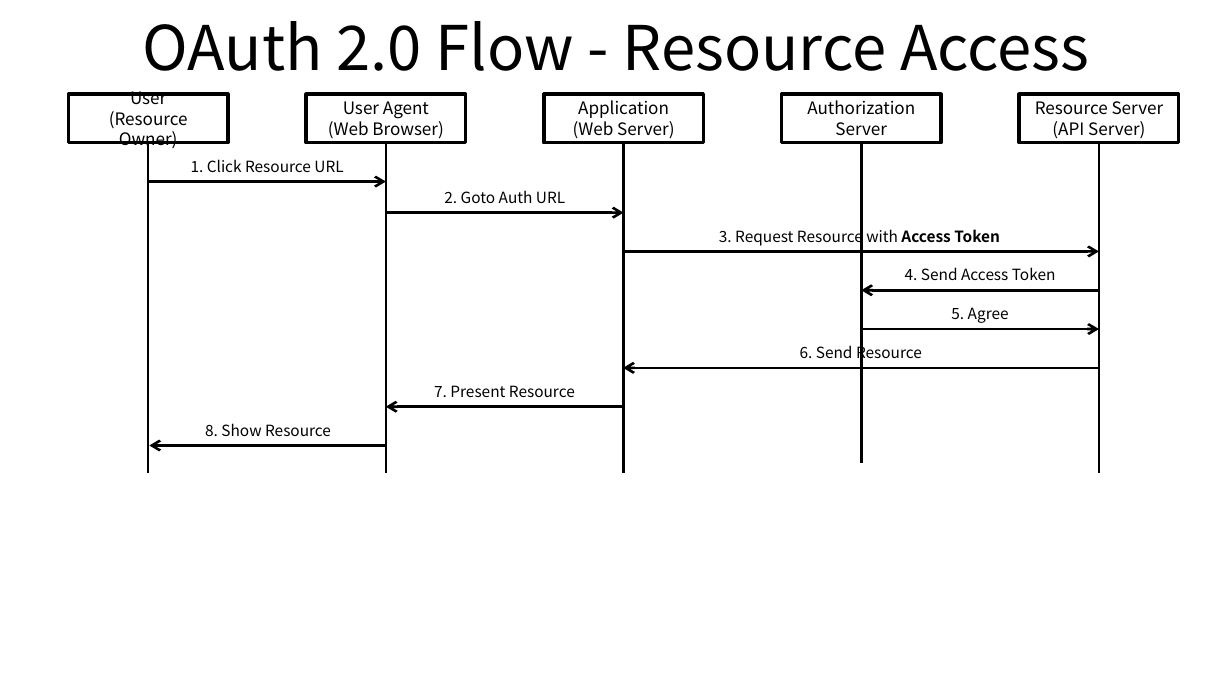
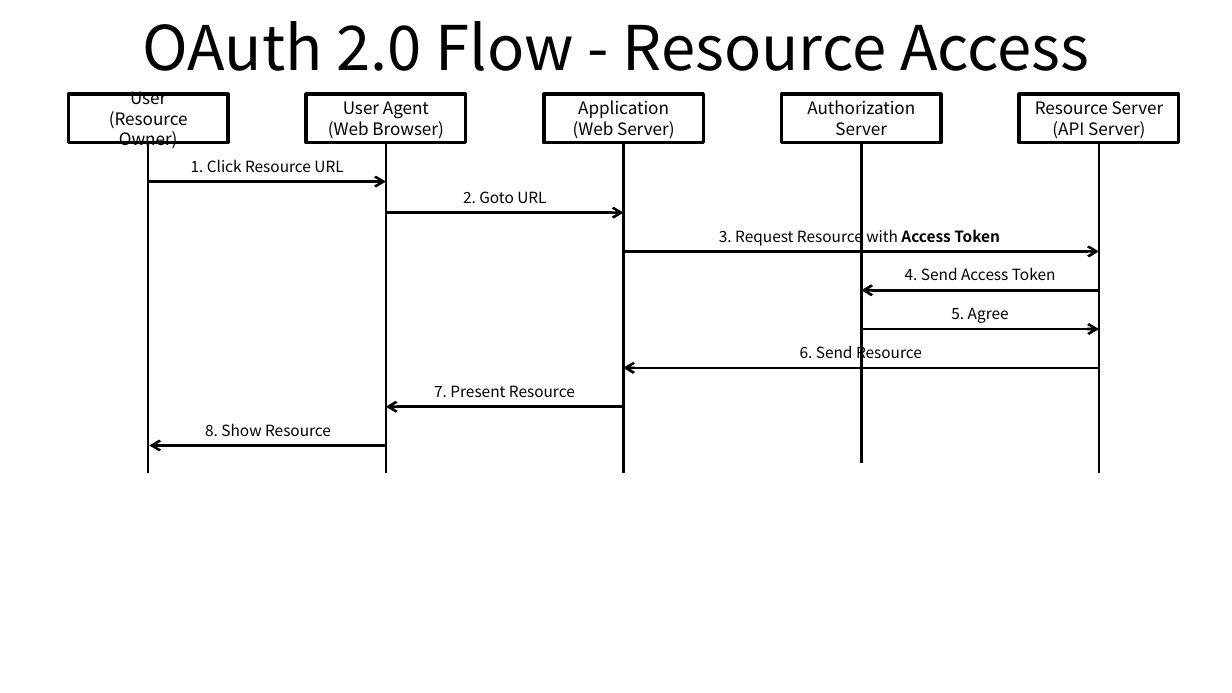
Before and after one commit to ssup2/blog-old, a slide deck: slide 5 of images/theory_analysis/OAuth_2.0/OAuth_2.0.pptx. Drawn at 1232x693 pixels with LibreOffice and Linux fonts; fonts in the diff are those of the drawing. Boxes give left, top, right and bottom in pixels: in the first picture for what was removed or moved away, otherwise in the second. Text is boxed around its words. In the diff, an @@ line names an element or a change of style, - is before the commit and + after.

```diff
--- a/images/theory_analysis/OAuth_2.0/OAuth_2.0.pptx
+++ b/images/theory_analysis/OAuth_2.0/OAuth_2.0.pptx
@@ text at [463, 191, 546, 203]: text changed @@
-2. Goto Auth URL
+2. Goto URL
```
Also in this commit, not shown: 1 slide added, 5 other files.
